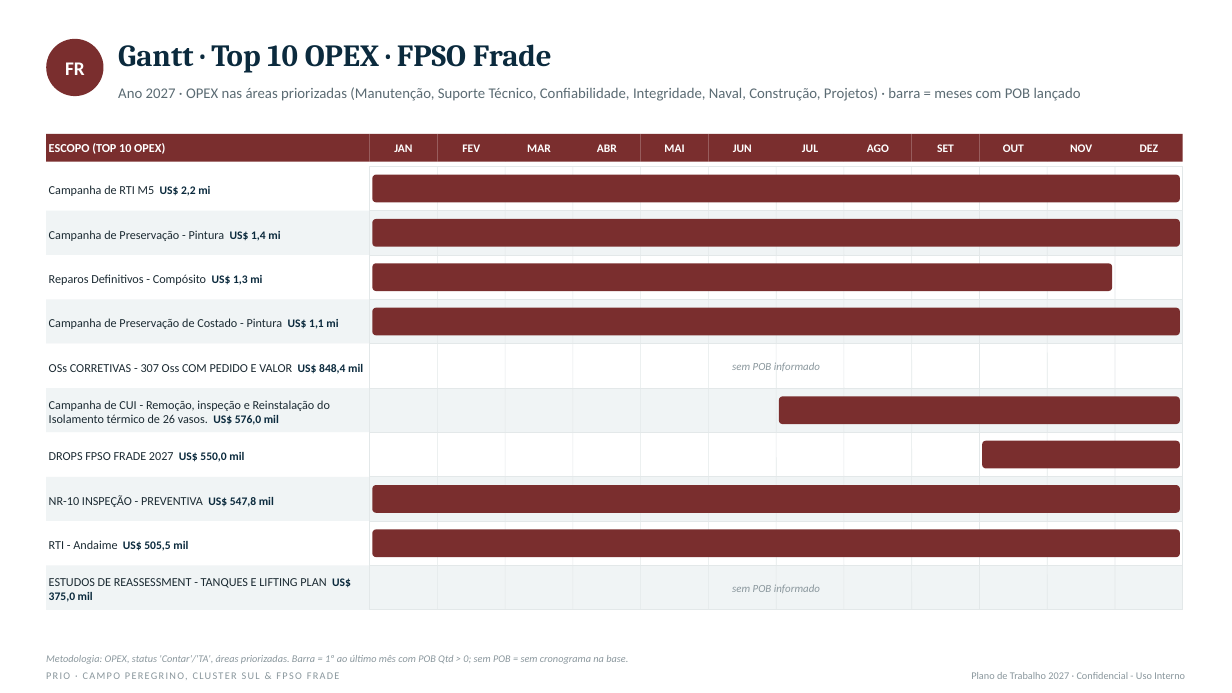
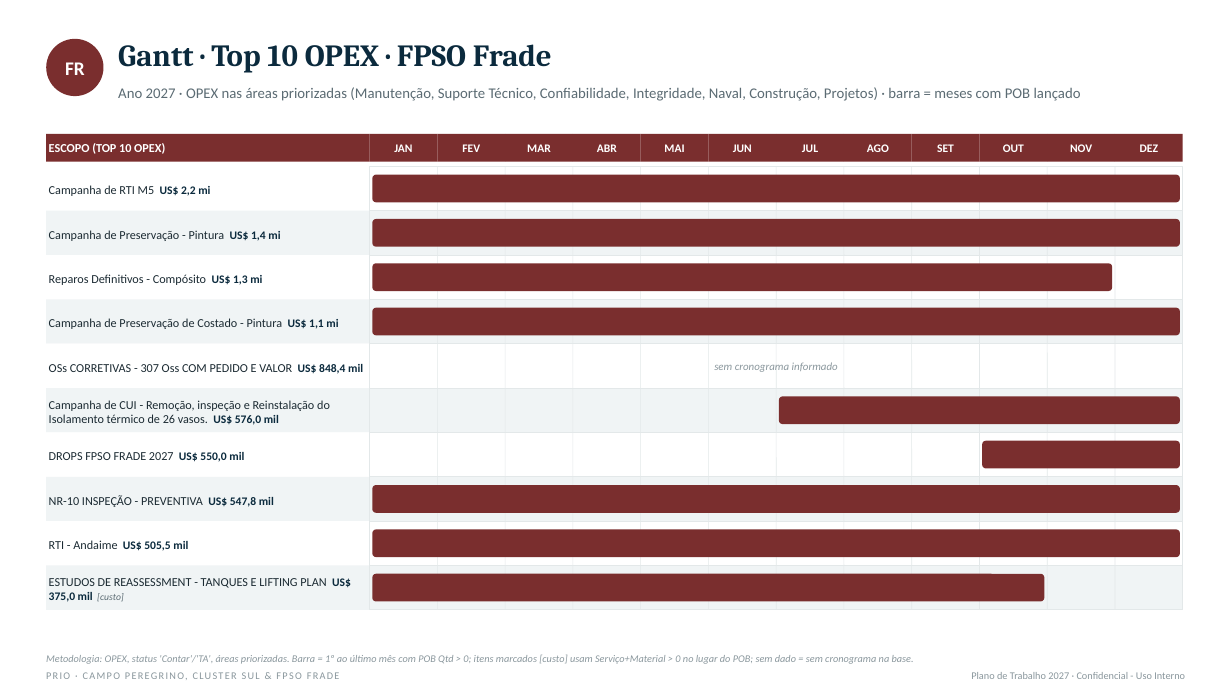
Before and after one commit to LucasRibaas/Planejamento, a slide deck: slide 8 of PRIO_Gantt_Top10_OPEX_2027.pptx. Drawn at 1232x693 pixels with LibreOffice and Linux fonts; fonts in the diff are those of the drawing. Boxes give left, top, right and bottom in pixels: in the first picture for what was removed or moved away, otherwise in the second. Text is boxed around its words. In the diff, an @@ line names an element or a change of style, - is before the commit and + after.

```diff
--- a/PRIO_Gantt_Top10_OPEX_2027.pptx
+++ b/PRIO_Gantt_Top10_OPEX_2027.pptx
@@ text at (714, 362, 838, 372): text changed @@
-sem POB informado
+sem cronograma informado
@@ text in rectangle at (49, 578, 351, 602): text changed @@
-ESTUDOS DE REASSESSMENT - TANQUES E LIFTING PLAN US$ 375,0 mil
+ESTUDOS DE REASSESSMENT - TANQUES E LIFTING PLAN US$ 375,0 mil [custo]
@@ rounded rectangle added at (372, 574, 1044, 602), fill #7A2E2E @@
@@ text removed at (732, 584, 820, 593) @@
-sem POB informado
@@ text at (46, 654, 914, 664): text changed @@
-Metodologia: OPEX, status 'Contar'/'TA', áreas priorizadas. Barra = 1º ao último mês com POB Qtd > 0; sem POB = sem cronograma na base.
+Metodologia: OPEX, status 'Contar'/'TA', áreas priorizadas. Barra = 1º ao último mês com POB Qtd > 0; itens marcados [custo] usam Serviço+Material > 0 no lugar do POB; sem dado = sem cronograma na base.
```
Also in this commit, not shown: 6 other slides changed.
